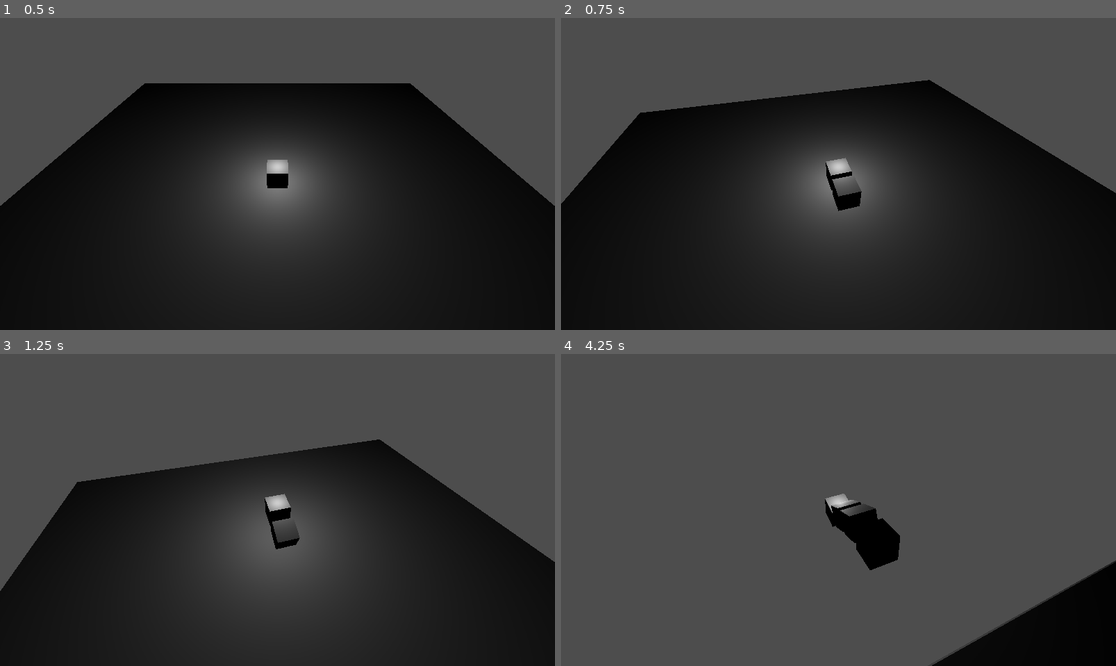
Above: before the commit, frames 1-4 (two rows, left to right).
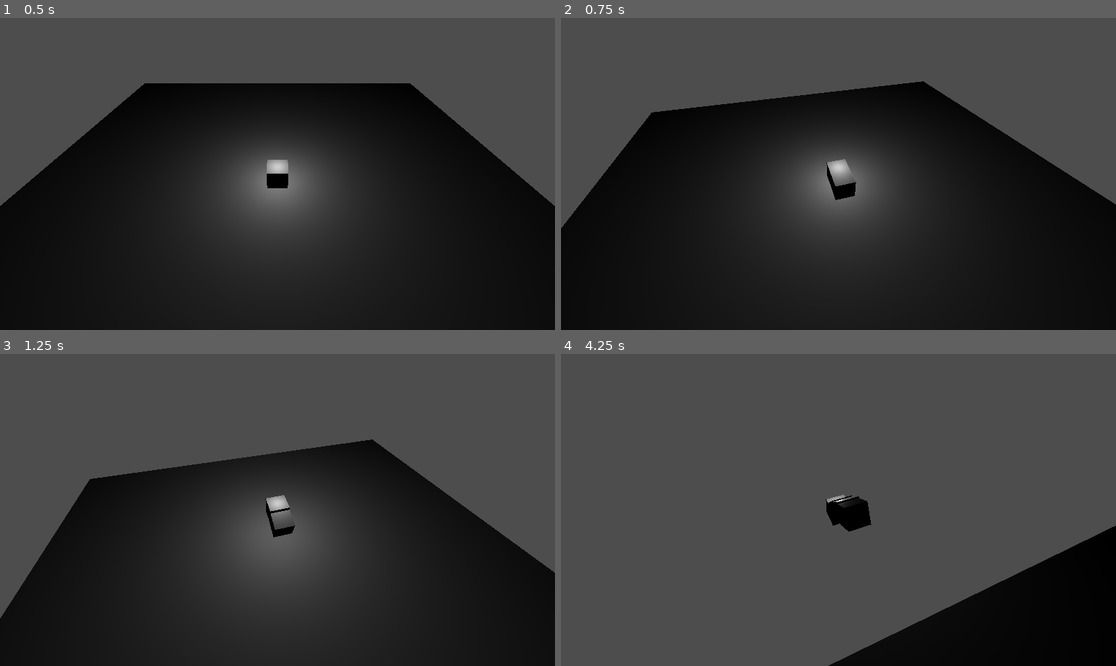
Above: after the commit, the same moments.

Repository: lcsaasm/Snake3D
Game: Godot game, scene res://main.tscn
The game is run twice, just before and just after one commit, with the same random seed, the same clock (stepped at 60 frames per second) and the same inputs.
Inputs (mouse positions are in pixels of both pictures, inside the frame that each line leads up to):
- Up to frame 1 (0.5 s): no input
- Up to frame 2 (0.75 s): tap Enter at 0.5 s; move the mouse to (866, 174) at 0.52 s; hold W (move_up) from 0.53 s (still down); hold Mouse wheel down (scroll_down, bound only after the commit) from 0.53 s (still down); tap E (interact) at 0.6 s
- Up to frame 3 (1.25 s): keep holding W (move_up); keep holding Mouse wheel down (scroll_down, bound only after the commit); tap Space (jump) at 0.77 s
- Up to frame 4 (4.25 s): keep holding W (move_up); move the mouse to (810, 510) at 1.27 s; release Mouse wheel down (scroll_down, bound only after the commit) at 1.28 s; tap Mouse wheel down (scroll_down, bound only after the commit) at 1.35, 3.05 s; tap Space (jump) at 1.52, 3.02, 3.77 s; tap Mouse wheel up (scroll_up, bound only after the commit) at 1.55, 3.8 s; move the mouse to (849, 503) at 2.02 s; hold Mouse wheel up (scroll_up, bound only after the commit) 2.03-2.78 s; tap E (interact) at 2.3, 2.85 s; move the mouse to (832, 516) at 2.77 s; move the mouse to (877, 513) at 3.52 s; hold Mouse wheel down (scroll_down, bound only after the commit) from 3.53 s (still down)

Frame 1 is identical in both runs. In frame 2, 2.4% of the frame differs, in the area x 0-100%, y 19-68%; in frame 3, 2.4%; in frame 4, 7.5%, in the area x 47-100%, y 44-100%.

Commit message:
Zoom de cámara

Diff:
--- a/main.gd
+++ b/main.gd
@@ -1,13 +1,19 @@
 extends Node
 
 @onready var camera_pivot: Node3D = $CameraPivot
+@onready var camera: Camera3D = $CameraPivot/Camera3D
+
 @onready var player: CharacterBody3D = $Player
 
 @export var camera_sensitivity: float = 0.25
 
 var camera_lock_flag: bool = false
+var camera_zoom_speed: float = 0.75
+var camera_zoom_range_multiplier: float = 3
+var camera_start_position: Vector3
 
 func _ready() -> void:
+	camera_start_position = camera.position
 	Input.set_mouse_mode(Input.MOUSE_MODE_CAPTURED)
 
 func _process(delta: float) -> void:
@@ -17,7 +23,10 @@
 	if not camera_lock_flag and event is InputEventMouseMotion:
 		camera_pivot.rotation_degrees.x -= event.relative.y * camera_sensitivity
 		camera_pivot.rotation_degrees.y -= event.relative.x * camera_sensitivity
-
 	if event.is_action_pressed("escape"):
 		Input.set_mouse_mode(Input.MOUSE_MODE_CAPTURED if Input.get_mouse_mode() == Input.MOUSE_MODE_VISIBLE else Input.MOUSE_MODE_VISIBLE)
 		camera_lock_flag = not camera_lock_flag
+	if event.is_action_pressed("scroll_up"):
+		camera.position = camera.position.move_toward(Vector3.ZERO, camera_zoom_speed)
+	if event.is_action_pressed("scroll_down"):
+		camera.position = camera.position.move_toward(camera_start_position * camera_zoom_range_multiplier, camera_zoom_speed)
--- a/player.gd
+++ b/player.gd
@@ -6,7 +6,10 @@
 
 @export var speed: float = 5.0
 @export var jump_velocity: float = 5.0
-@export var segment_separation: float = 0.25
+@export var segment_separation: float = 0.75
+
+func _ready() -> void:
+	set_collision_layer_value(1, 0)
 
 func _physics_process(delta: float) -> void:
 	var input_dir: Vector2 = Input.get_vector("move_left", "move_right", "move_up", "move_down")
@@ -34,6 +37,7 @@
 func grow(amount: int=1) -> void:
 	for i in range(amount):
 		var segment_scene: Node = SEGMENT.instantiate()
+		segment_scene.set_collision_layer_value(1, 0)
 		body.add_child(segment_scene)
 
 func process_segments(delta: float) -> void:
@@ -45,7 +49,7 @@
 
 func process_segment(origen: CharacterBody3D, objetive: CharacterBody3D, delta: float) -> void:
 	var objetive_direction: Vector3 = origen.position.direction_to(objetive.position)
-	var target_position: Vector3 = objetive.position - objetive_direction - (segment_separation * objetive_direction)
+	var target_position: Vector3 = objetive.position - (segment_separation * objetive_direction)
 	origen.velocity = (target_position - origen.position)  / delta
 	origen.look_at(target_position)
 	origen.move_and_slide()
--- a/project.godot
+++ b/project.godot
@@ -52,6 +52,16 @@
 "events": [Object(InputEventKey,"resource_local_to_scene":false,"resource_name":"","device":-1,"window_id":0,"alt_press …(195 unchanged characters)…
 ]
 }
+scroll_up={
+"deadzone": 0.2,
+"events": [Object(InputEventMouseButton,"resource_local_to_scene":false,"resource_name":"","device":-1,"window_id":0,"alt_pressed":false,"shift_pressed":false,"ctrl_pressed":false,"meta_pressed":false,"button_mask":8,"position":Vector2(407, 24),"global_position":Vector2(416, 72),"factor":1.0,"button_index":4,"canceled":false,"pressed":true,"double_click":false,"script":null)
+]
+}
+scroll_down={
+"deadzone": 0.2,
+"events": [Object(InputEventMouseButton,"resource_local_to_scene":false,"resource_name":"","device":-1,"window_id":0,"alt_pressed":false,"shift_pressed":false,"ctrl_pressed":false,"meta_pressed":false,"button_mask":16,"position":Vector2(283, 20),"global_position":Vector2(292, 68),"factor":1.0,"button_index":5,"canceled":false,"pressed":true,"double_click":false,"script":null)
+]
+}
 
 [rendering]
 
